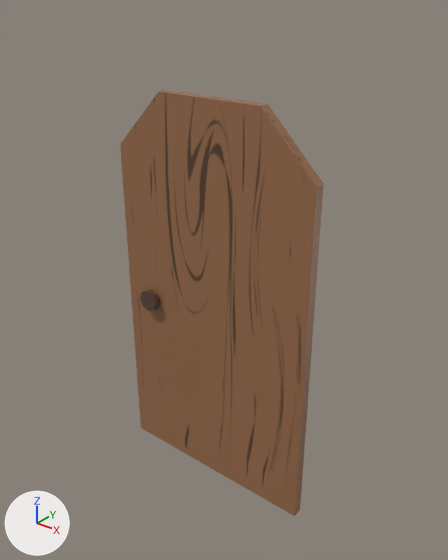
An edit to the FBX model IMD4006TermProject/Assets/Visual Assets/Models/door.fbx, drawn before and after from the same camera.
One viewpoint serves both versions: a 50 mm lens placed at (3.98, -4.77, 5.68), pointed at (0.12, 0.06, 2.69). Lighting does not change. The marker at lower left points along +X, +Y and +Z. Where no turn or scale is listed for an object, it has been applied to the vertices.

In view in the first picture: 'geo_door'.
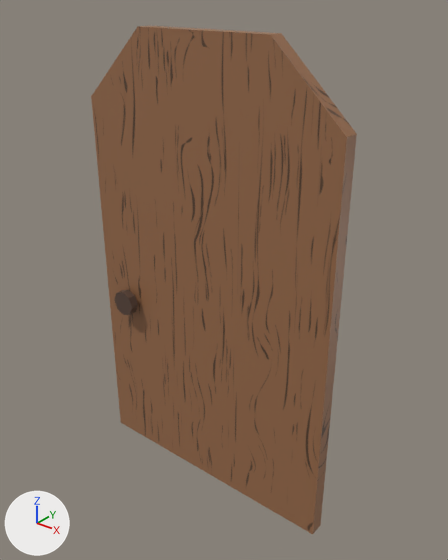
Location of each change, [x1, y1, x2, y2] in pixels of the pictures (448 x 560 px; the box of a moved part takes in the faces that stretch with it):
'geo_door', reshaped, moved (30% wider, 19% taller): before [120, 90, 324, 516]; after [91, 26, 357, 534]
part 1 of me_mesh, moved or reshaped: before [140, 289, 160, 311]; after [114, 290, 138, 315]
part 2 of me_mesh, moved or reshaped: before [120, 90, 324, 516]; after [91, 26, 357, 534]

Edits to the bpy script that builds the scene:
```text
Change me_mesh:
    used by ob_geo_door; location = (0.0, 0.0, 0.0)
    remove me_mesh.from_pydata(...)  # 168 vertices, 168 faces; spans x -1.28..1.28, y -0.16..0.16, z 0.0..4.64
    add me_mesh.from_pydata(...)  # 168 vertices, 168 faces; spans x -1.58..1.58, y -0.24..0.24, z 0.0..5.26
    me_mesh part 1: the loose piece of 42 vertices spanning x -1.01..-0.74, y -0.16..-0.05, z 2.05..2.32 is scaled about its middle by (1.18, 1.46, 1.18), then moved by (-0.28, -0.05, -0.07)
    me_mesh part 2: 84 of 168 vertices moved; they spanned x -1.28..1.28, y -0.06..0.06, z 0.0..4.64 and now span x -1.58..1.58, y -0.08..0.09, z 0.0..5.26; mean shift (0.0, 0.0, 0.37); largest move (0.64, 0.06, 4.64) -> (0.79, 0.09, 5.25)
Change ob_geo_door:
    ob_geo_door.location: (0.0, 0.0, 0.0) -> (0.0, -0.07, 0.0)
```
